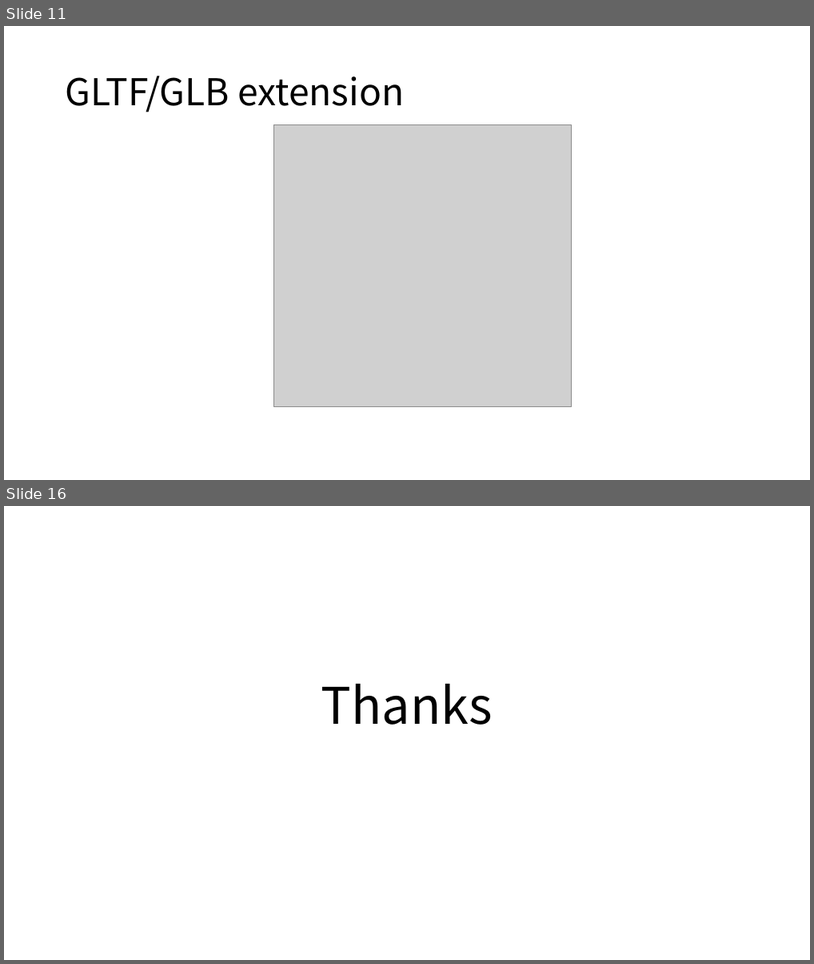
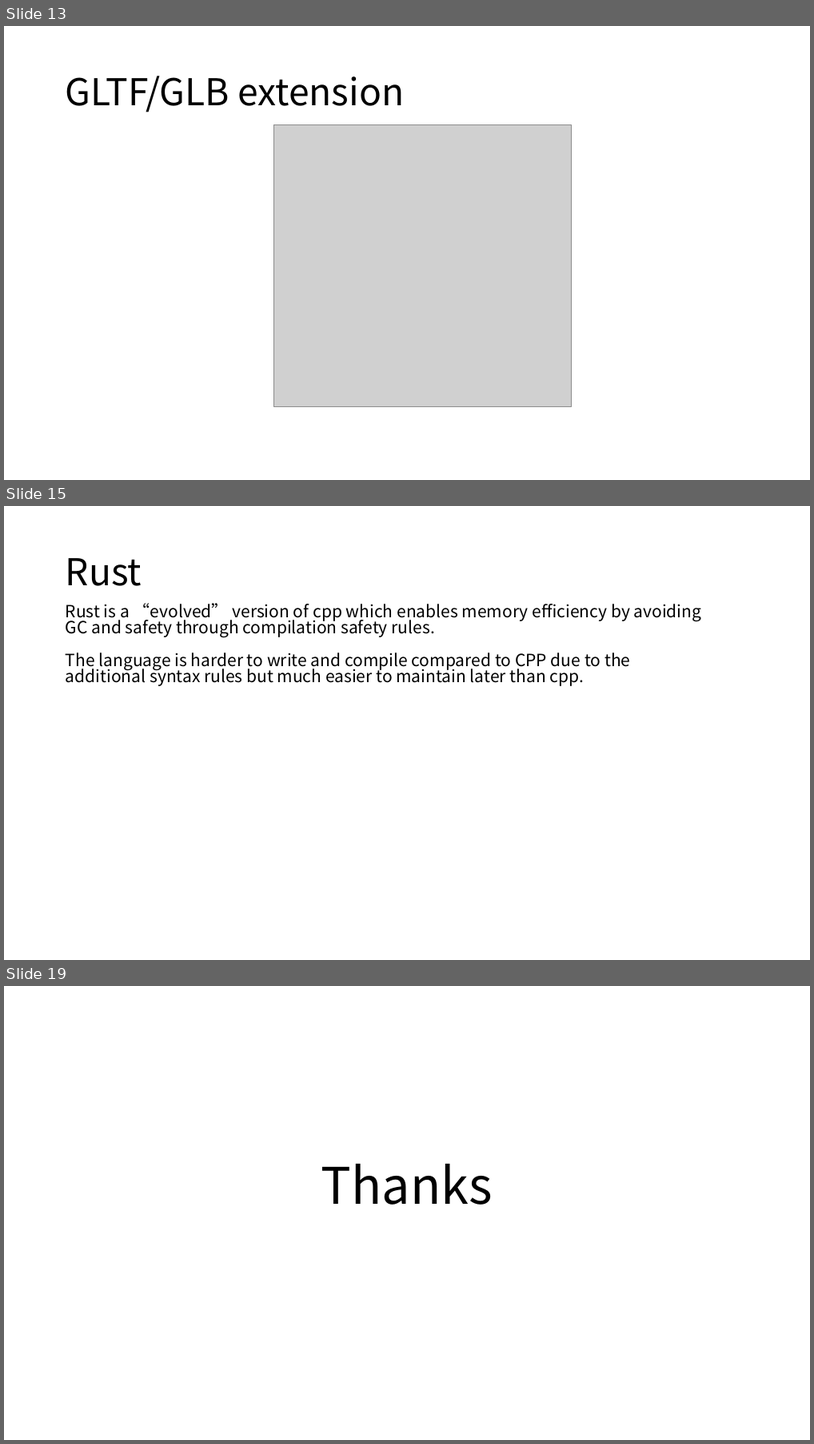
Before and after one commit to boycececil666gmailcom/webgpu-renderer, a slide deck: WebGPU Renderer.pptx. Shown one above the other, each under a label of ours: slides 11 and 16 before the commit, slides 13, 15 and 19 after it; the slides between them are not shown. The pictures are 814x964 and 814x1444 pixels, drawn with LibreOffice and Linux fonts; fonts in the diff are those of the drawing; grey boxes stand for pictures. Boxes give left, top, right and bottom in pixels: in the first picture for what was removed or moved away, otherwise in the second. Text is boxed around its words. In the diff, an @@ line names an element or a change of style, - is before the commit and + after.

```diff
--- a/WebGPU Renderer.pptx
+++ b/WebGPU Renderer.pptx
@@ slide 15 added at bbox=[4, 506, 810, 960], background #FFFFFF @@
@@ title added at bbox=[66, 558, 142, 586], 44 pt, text #000000 @@
+Rust
@@ text added at bbox=[66, 603, 702, 686], 20 pt, text #000000 @@
+Rust is a “evolved” version of cpp which enables memory efficiency by avoiding GC and safety through compilation safety rules.
+The language is harder to write and compile compared to CPP due to the additional syntax rules but much easier to maintain later than cpp.
@@ what was slide 11 is now slide 13 @@
@@ what was slide 16 is now slide 19 @@
```
Also in this commit, not shown: 8 slides changed, 3 other slides added, 1 slide removed, 40 other files.
